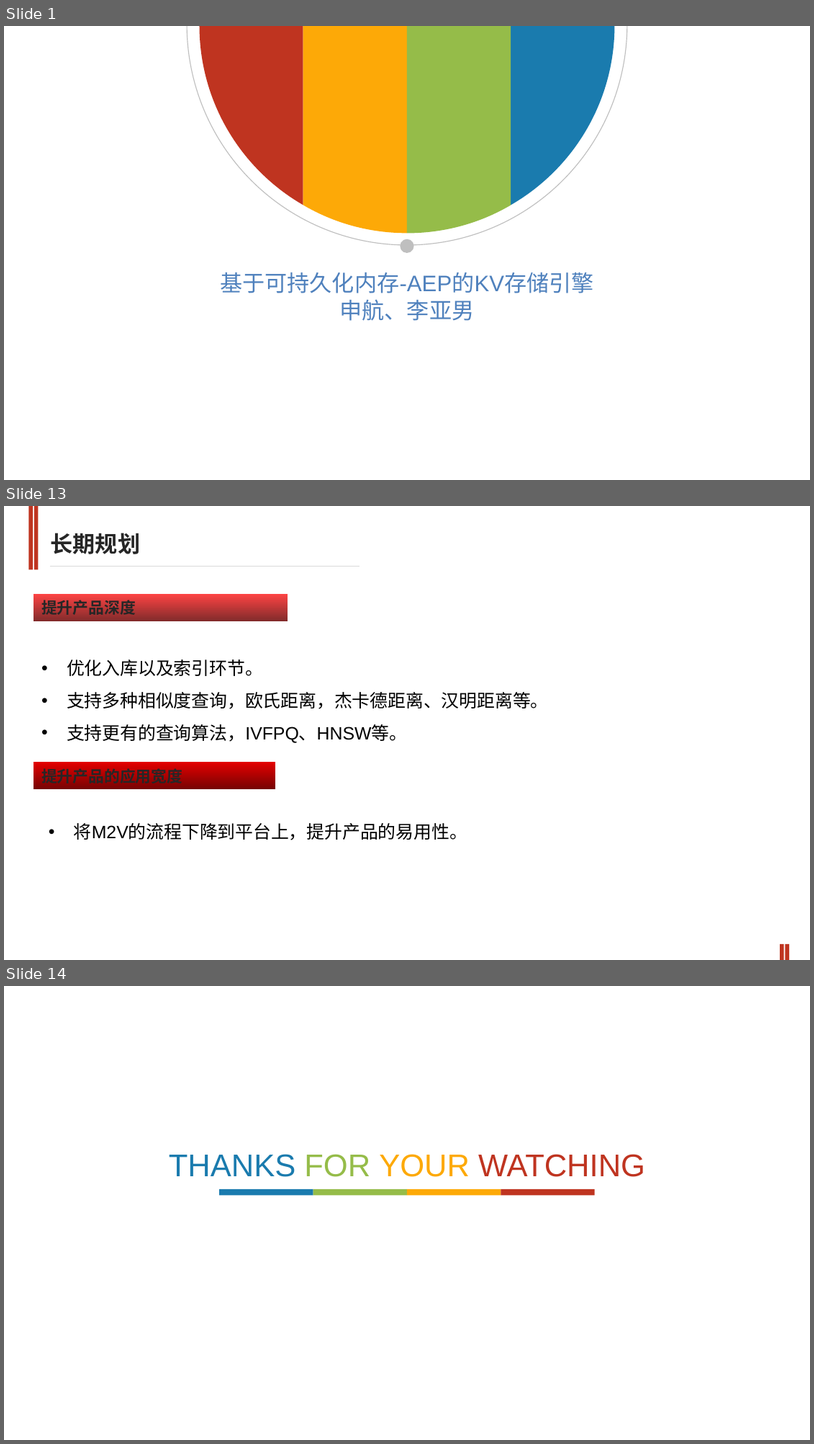
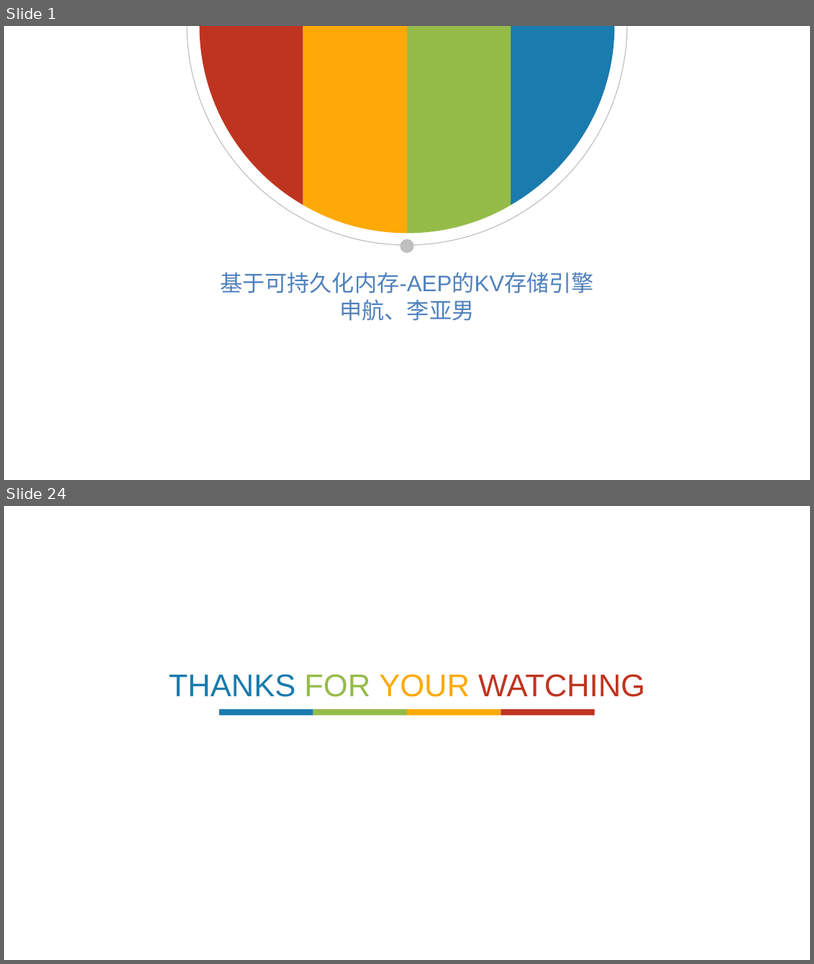
Before and after one commit to AndyShen105/aep-kv, a slide deck: doc/基于AEP的可持久化KV存储.pptx. Shown one above the other, each under a label of ours: slides 1, 13 and 14 before the commit, slides 1 and 24 after it; the slides between them are not shown. The pictures are 814x1444 and 814x964 pixels, drawn with LibreOffice and Linux fonts; fonts in the diff are those of the drawing. Boxes give left, top, right and bottom in pixels: in the first picture for what was removed or moved away, otherwise in the second. Text is boxed around its words. In the diff, an @@ line names an element or a change of style, - is before the commit and + after.

```diff
--- a/doc/基于AEP的可持久化KV存储.pptx
+++ b/doc/基于AEP的可持久化KV存储.pptx
@@ slide 13 removed at [4,506,810,960], background #FFFFFF @@
@@ rectangle removed at [29,506,33,569] @@
@@ rectangle removed at [34,506,38,569] @@
@@ text removed at [51,533,141,554] @@
-长期规划
@@ line removed from (50, 566) to (360, 566) @@
@@ rectangle removed at [34,594,288,621] @@
-提升产品深度
@@ text removed at [67,659,549,743] @@
-• 优化入库以及索引环节。
-• 支持多种相似度查询，欧氏距离，杰卡德距离、汉明距离等。
-• 支持更有的查询算法，IVFPQ、HNSW等。
@@ rectangle removed at [34,762,275,789] @@
-提升产品的应用宽度
@@ text removed at [74,823,468,840] @@
-• 将M2V的流程下降到平台上，提升产品的易用性。
@@ text removed at [391,824,417,839] @@
-04
@@ rectangle removed at [781,944,784,960] @@
@@ rectangle removed at [785,944,790,960] @@
@@ what was slide 14 is now slide 24 @@
```
Also in this commit, not shown: 6 slides changed, 16 slides added, 5 other slides removed, 1 other file.
